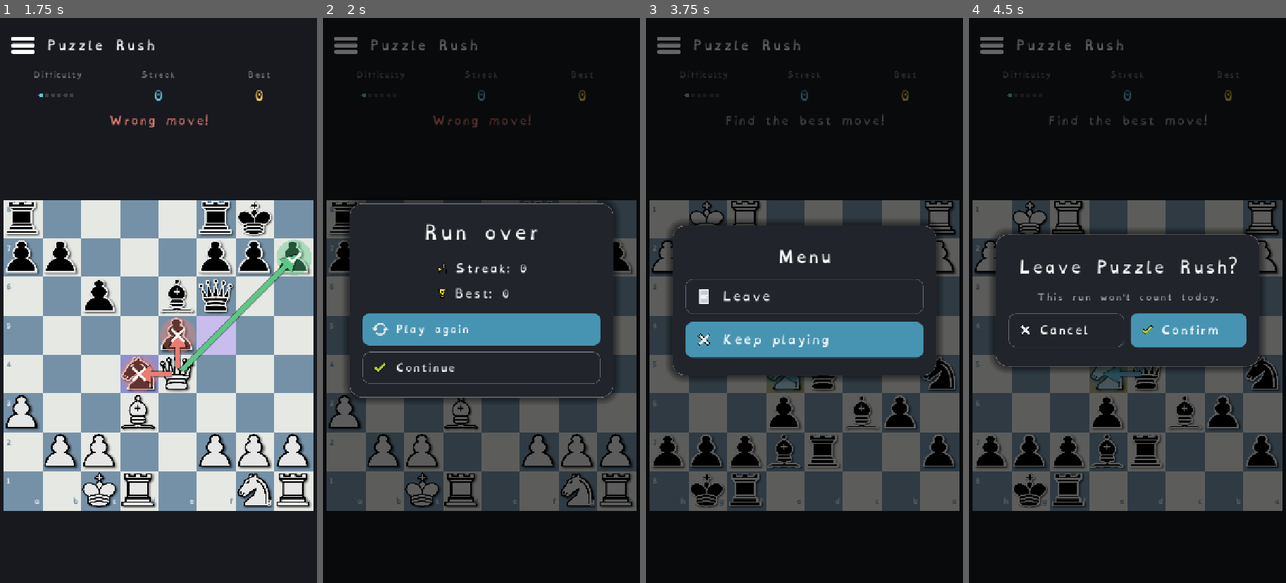
Above: before the commit, frames 1-4 (left to right).
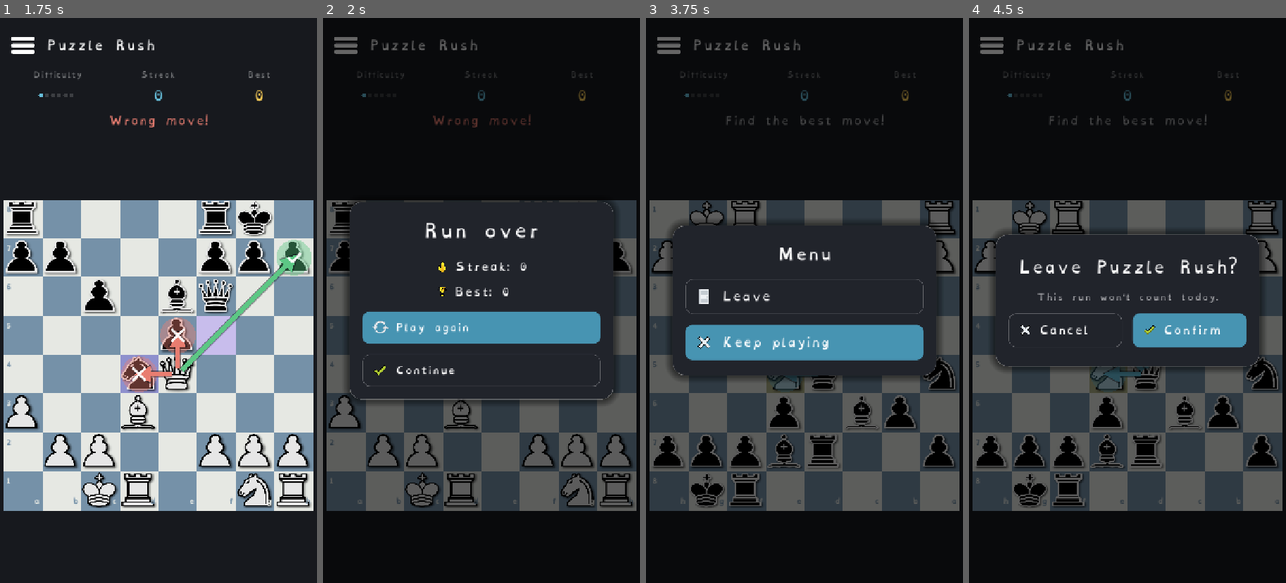
Above: after the commit, the same moments.

Repository: Hatscat/limpidchess
Game: Godot game, scene res://scenes/puzzle_rush.tscn
The game is run twice, just before and just after one commit, with the same random seed, the same clock (stepped at 60 frames per second) and the same inputs. This scene is started directly instead of the project's main scene.
Inputs (mouse positions are in pixels of both pictures, inside the frame that each line leads up to):
- Up to frame 1 (1.75 s): drag from (158, 357) to (190, 176) at 0.52 s; tap Enter at 1.25 s; drag from (95, 328) to (142, 413) at 1.27 s
- Up to frame 2 (2 s): no input
- Up to frame 3 (3.75 s): click "Play again" at 2 s; tap Space at 2.75 s; move the mouse to (836, 176) at 2.77 s; click (836, 176) at 2.92 s; click (668, 46) at 3.5 s
- Up to frame 4 (4.5 s): click "Leave" at 4.25 s

Frame 1 is identical in both runs. In frame 2, 2.5% of the frame differs, in the area x 8-92%, y 32-68%; in frame 3, 1.5%; in frame 4, 0.3%.

Commit message:
feat: update UI separation constants and replace sparkles icon with fire in Puzzle Rush

Diff:
--- a/scenes/daily_limit_dialog.tscn
+++ b/scenes/daily_limit_dialog.tscn
@@ -105,7 +105,7 @@
 
 [node name="Buttons" type="VBoxContainer" parent="Card/VBox" unique_id=1084455574]
 layout_mode = 2
-theme_override_constants/separation = 14
+theme_override_constants/separation = 24
 
 [node name="DailyPremiumBtn" type="Button" parent="Card/VBox/Buttons" unique_id=297540597]
 unique_name_in_owner = true
--- a/scenes/game.tscn
+++ b/scenes/game.tscn
@@ -387,7 +387,7 @@
 
 [node name="Buttons" type="VBoxContainer" parent="ResultOverlay/Card/VBox" unique_id=983117511]
 layout_mode = 2
-theme_override_constants/separation = 16
+theme_override_constants/separation = 24
 
 [node name="AnalyseBtn" type="Button" parent="ResultOverlay/Card/VBox/Buttons" unique_id=414004910]
 custom_minimum_size = Vector2(0, 64)
@@ -503,7 +503,7 @@
 
 [node name="Buttons" type="HBoxContainer" parent="ConfirmOverlay/Card/VBox" unique_id=611092182]
 layout_mode = 2
-theme_override_constants/separation = 16
+theme_override_constants/separation = 24
 alignment = 1
 
 [node name="ConfirmCancel" type="Button" parent="ConfirmOverlay/Card/VBox/Buttons" unique_id=209270788]
@@ -572,7 +572,7 @@
 
 [node name="VBox" type="VBoxContainer" parent="MenuOverlay/Card" unique_id=325347946]
 layout_mode = 2
-theme_override_constants/separation = 18
+theme_override_constants/separation = 24
 alignment = 1
 
 [node name="MenuTitle" type="Label" parent="MenuOverlay/Card/VBox" unique_id=1151334373]
--- a/scenes/puzzle_rush.tscn
+++ b/scenes/puzzle_rush.tscn
@@ -6,7 +6,7 @@
 [ext_resource type="PackedScene" uid="uid://cwkkjgcgnb61c" path="res://scenes/daily_limit_dialog.tscn" id="5_daily"]
 [ext_resource type="Script" uid="uid://b3rr0vao8f1by" path="res://scripts/ui/difficulty_pips.gd" id="6_pips"]
 [ext_resource type="Texture2D" uid="uid://bi3n22ngccymk" path="res://assets/icons/trophy.png" id="7_trophy"]
-[ext_resource type="Texture2D" uid="uid://d21lip45s1xf4" path="res://assets/icons/sparkles.png" id="8_sparkles"]
+[ext_resource type="Texture2D" uid="uid://dk5ixea8nri3p" path="res://assets/icons/fire.png" id="8_fire"]
 
 [sub_resource type="StyleBoxEmpty" id="sb_empty"]
 
@@ -259,7 +259,7 @@
 
 [node name="VBox" type="VBoxContainer" parent="MenuOverlay/Card" unique_id=935592872]
 layout_mode = 2
-theme_override_constants/separation = 18
+theme_override_constants/separation = 24
 alignment = 1
 
 [node name="MenuTitle" type="Label" parent="MenuOverlay/Card/VBox" unique_id=103722660]
@@ -352,7 +352,7 @@
 
 [node name="Buttons" type="HBoxContainer" parent="ConfirmOverlay/Card/VBox" unique_id=1310538185]
 layout_mode = 2
-theme_override_constants/separation = 14
+theme_override_constants/separation = 24
 alignment = 1
 
 [node name="CancelBtn" type="Button" parent="ConfirmOverlay/Card/VBox/Buttons" unique_id=1111980459]
@@ -455,7 +455,7 @@
 custom_minimum_size = Vector2(30, 30)
 layout_mode = 2
 size_flags_vertical = 4
-texture = ExtResource("8_sparkles")
+texture = ExtResource("8_fire")
 expand_mode = 1
 stretch_mode = 5
 
@@ -485,7 +485,7 @@
 
 [node name="Buttons" type="VBoxContainer" parent="ResultOverlay/Card/VBox" unique_id=448145688]
 layout_mode = 2
-theme_override_constants/separation = 14
+theme_override_constants/separation = 24
 
 [node name="RetryBtn" type="Button" parent="ResultOverlay/Card/VBox/Buttons" unique_id=1888747495]
 unique_name_in_owner = true
--- a/scripts/chess/puzzles.gd
+++ b/scripts/chess/puzzles.gd
@@ -33,6 +33,7 @@
 		var rating := int(parts[2])
 		var idx := _all.size()
 		_all.append({"fen": parts[0], "moves": moves, "rating": rating})
+		@warning_ignore("integer_division")
 		var band := int(rating / 100)
 		if not _by_band.has(band):
 			_by_band[band] = []
@@ -47,6 +48,7 @@
 	if _all.is_empty():
 		return {}
 	var target := clampi(target_rating, 400, 2600)
+	@warning_ignore("integer_division")
 	var tb := int(target / 100)
 	for d in range(0, 25):  # widen the band search outward until a band has an unused puzzle
 		for band: int in ([tb] if d == 0 else [tb - d, tb + d]):
--- a/scripts/puzzle_rush.gd
+++ b/scripts/puzzle_rush.gd
@@ -6,9 +6,9 @@
 ## Difficulty (puzzle rating) climbs with the streak; the highscore is the longest streak (saved).
 ## No eval bar. The daily-run cap (free) is enforced by callers (Home / Retry) via can_puzzle_today().
 
-const ChessRules := preload("res://scripts/chess/chess_rules.gd")
 const ChessBotScript := preload("res://scripts/chess/chess_bot.gd")
 const DifficultyPips := preload("res://scripts/ui/difficulty_pips.gd")
+# ChessRules is a global class (class_name in chess_rules.gd) — use it directly, no preload const.
 
 const START_RATING := 400    ## difficulty of the first puzzle (beginner / kid friendly)
 const RATING_STEP := 70       ## +rating per solved puzzle
@@ -316,6 +316,7 @@
 func _difficulty_level(rating: int) -> int:
 	if rating <= 0:
 		return 0
+	@warning_ignore("integer_division")
 	var lvl: int = (rating - START_RATING) * 6 / maxi(MAX_RATING - START_RATING, 1) + 1
 	return clampi(lvl, 1, 6)
 
Binary file added: assets/icons/fire.png
